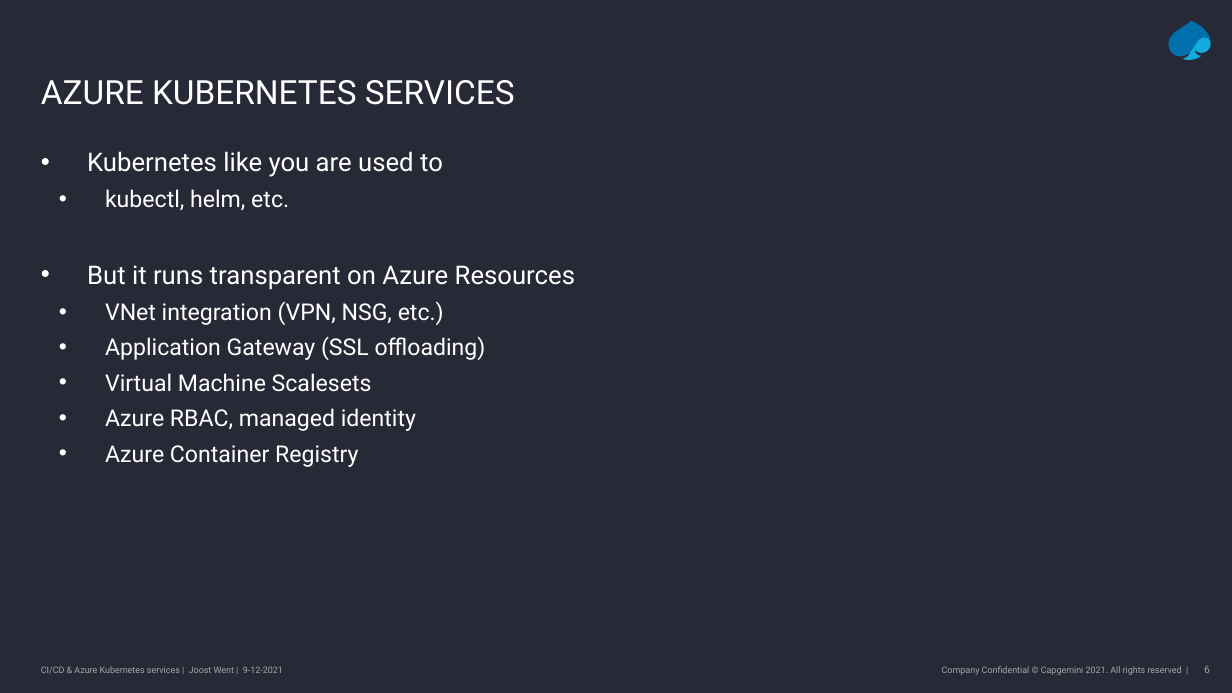
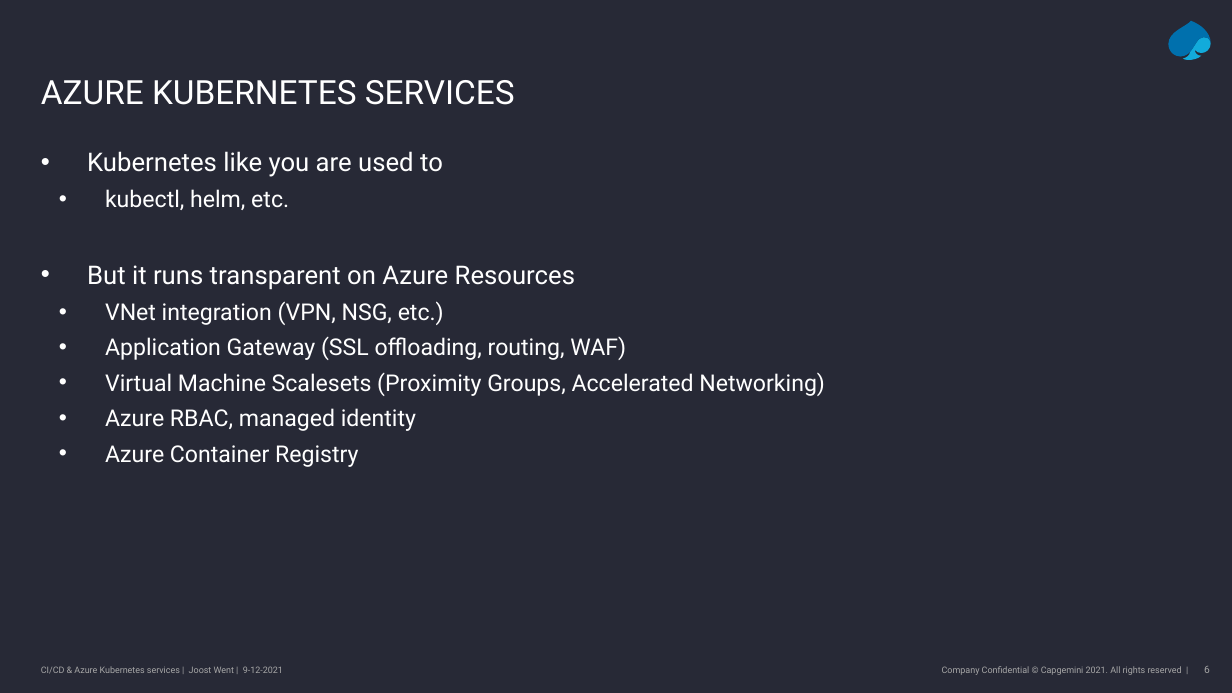
Before and after one commit to joostwent/techtalk-lunch, a slide deck: slide 6 of slides.pptx. Drawn at 1232x693 pixels with LibreOffice and Linux fonts; fonts in the diff are those of the drawing; background and template pictures are left out. Boxes give left, top, right and bottom in pixels: in the first picture for what was removed or moved away, otherwise in the second. Text is boxed around its words. In the diff, an @@ line names an element or a change of style, - is before the commit and + after.

```diff
--- a/slides.pptx
+++ b/slides.pptx
@@ text at box(105, 337, 825, 396): text changed @@
-  • Application Gateway (SSL offloading)
-  • Virtual Machine Scalesets
+  • Application Gateway (SSL offloading, routing, WAF)
+  • Virtual Machine Scalesets (Proximity Groups, Accelerated Networking)
```
Also in this commit, not shown: 1 other slide changed, 1 slide added, 2 other files.
